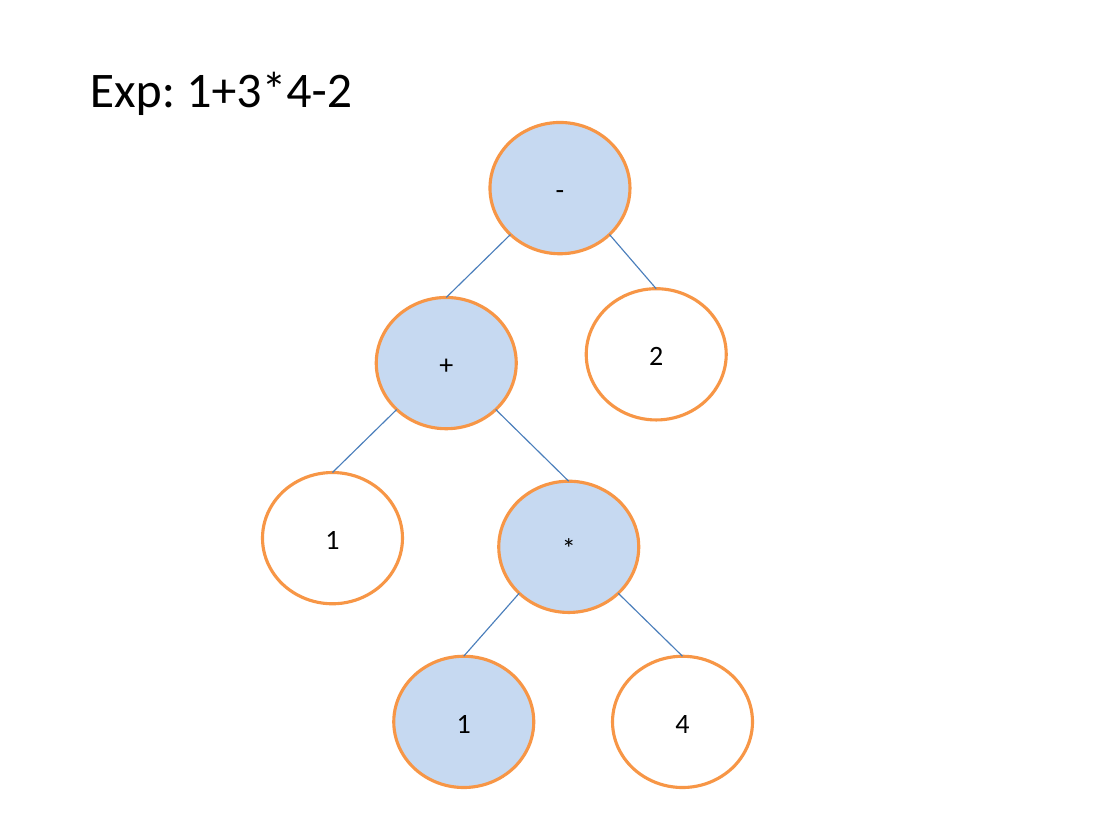
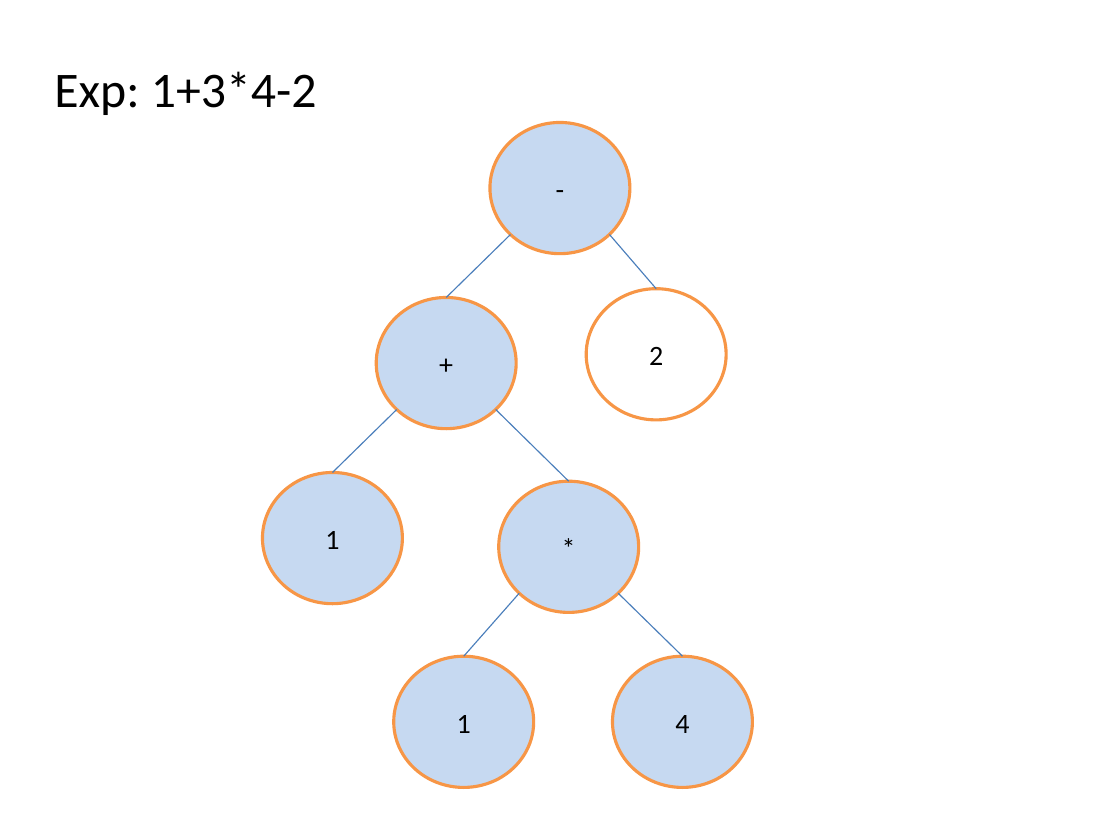
Before and after one commit to darlissonmar/compz-equipe-05-2013-1, a slide deck: slide 17 of trabalho-04/Apresentacao/Arvores Sintaticas.pptx (slide 15 before the commit). Drawn at 1120x840 pixels with LibreOffice and Linux fonts; fonts in the diff are those of the drawing. Boxes give left, top, right and bottom in pixels: in the first picture for what was removed or moved away, otherwise in the second. Text is boxed around its words. In the diff, an @@ line names an element or a change of style, - is before the commit and + after.

```diff
--- a/trabalho-04/Apresentacao/Arvores Sintaticas.pptx
+++ b/trabalho-04/Apresentacao/Arvores Sintaticas.pptx
@@ text "Exp: 1+3*4-2": place and size @@
-text "Exp: 1+3*4-2" at bbox=[90, 71, 352, 115]
+text "Exp: 1+3*4-2" at bbox=[54, 71, 317, 115]
@@ line (396, 410) - (333, 473): stroke #4B7EBC 0.75 pt to #4A7EBB 0.74 pt @@
@@ ellipse "1" at bbox=[262, 473, 402, 604]: fill #FFFFFF to #C6D9F1; outline #F79646 2 pt to #F79646 2.01 pt @@
@@ ellipse "*" at bbox=[498, 482, 638, 613]: outline #F79646 2 pt to #F79646 2.01 pt @@
@@ line (618, 594) - (682, 656): stroke #4B7EBC 0.75 pt to #4A7EBB 0.74 pt @@
@@ ellipse "4" at bbox=[613, 656, 753, 787]: fill #FFFFFF to #C6D9F1; outline #F79646 2 pt to #F79646 2.01 pt @@
```
Also in this commit, not shown: 33 other slides changed.
